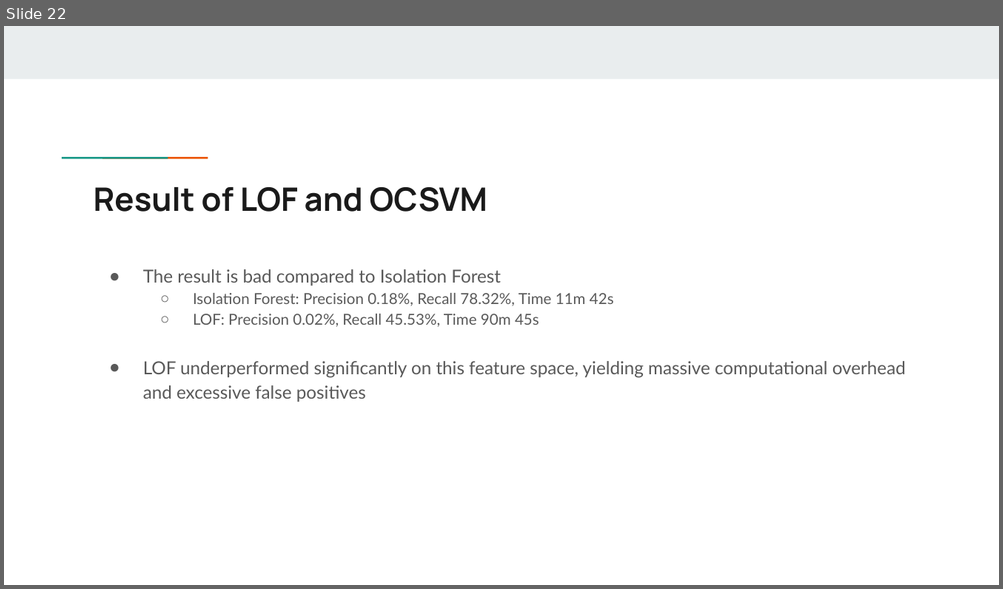
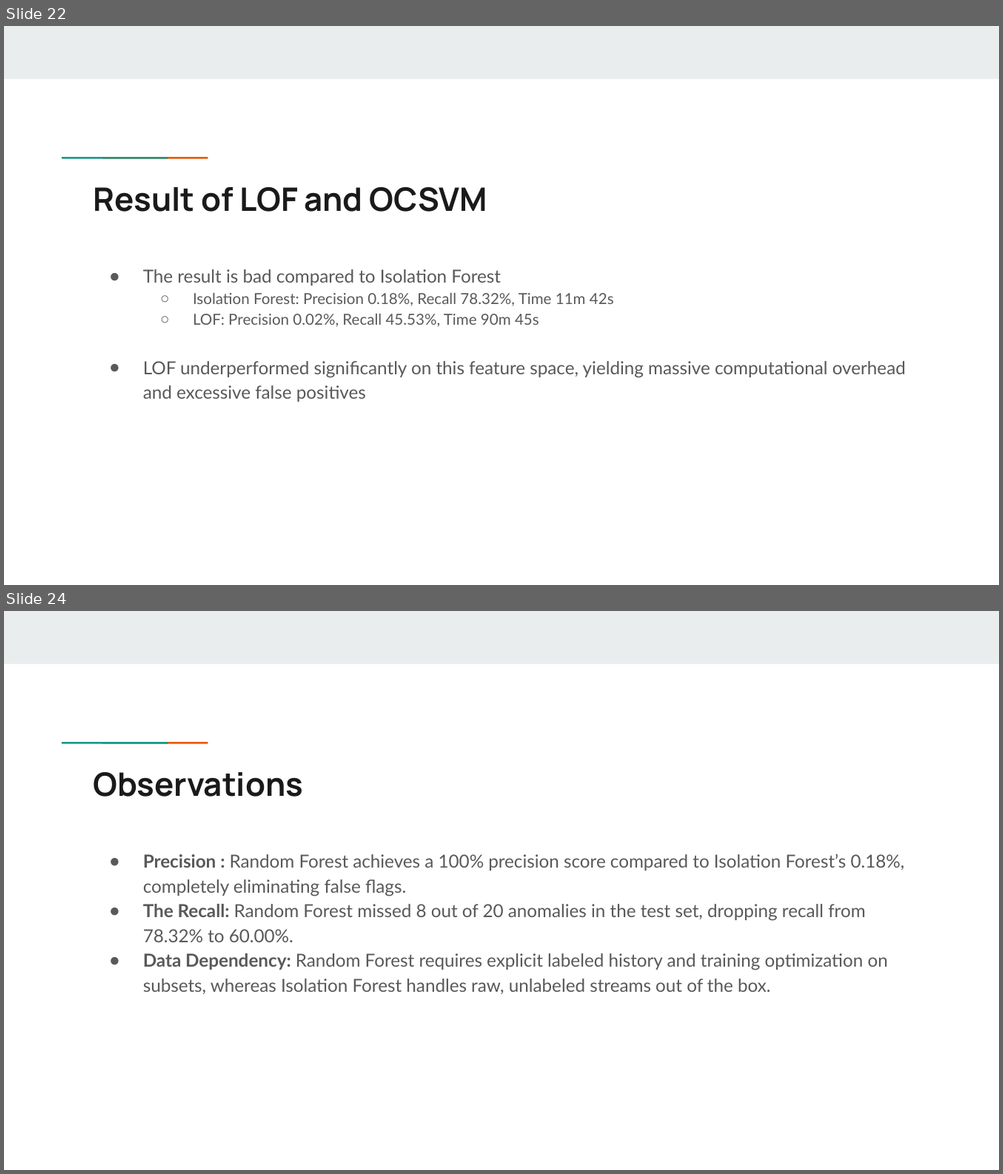
Before and after one commit to kudlamolka/Mtech_FYP, a slide deck: Presentation Slides/FYP Presentation.pptx. Shown one above the other, each under a label of ours: slide 22 before the commit, slides 22 and 24 after it; the slides between them are not shown. The pictures are 1003x589 and 1003x1174 pixels, drawn with LibreOffice and Linux fonts; fonts in the diff are those of the drawing. Boxes give left, top, right and bottom in pixels: in the first picture for what was removed or moved away, otherwise in the second. Text is boxed around its words. In the diff, an @@ line names an element or a change of style, - is before the commit and + after.

Commit message:
Full Data Reduced estimators and Depth

```diff
--- a/Presentation Slides/FYP Presentation.pptx
+++ b/Presentation Slides/FYP Presentation.pptx
@@ slide 24 added at (x1=4, y1=611, x2=999, y2=1170), background #FFFFFF; not listed: 3 template elements that a slide beside it also shows @@
@@ title added at (x1=94, y1=772, x2=304, y2=797), 23.4 pt, text #1A1A1A, bold @@
+Observations
@@ text added at (x1=143, y1=854, x2=905, y2=994), 13 pt, text #595959 @@
+● Precision : Random Forest achieves a 100% precision score compared to Isolation Forest’s 0.18%, completely eliminating false flags.
+● The Recall: Random Forest missed 8 out of 20 anomalies in the test set, dropping recall from 78.32% to 60.00%.
+● Data Dependency: Random Forest requires explicit labeled history and training optimization on subsets, whereas Isolation Forest handles raw, unlabeled streams out of the box.
```
Also in this commit, not shown: 2 slides changed, 2 other slides added, 2 other files.
